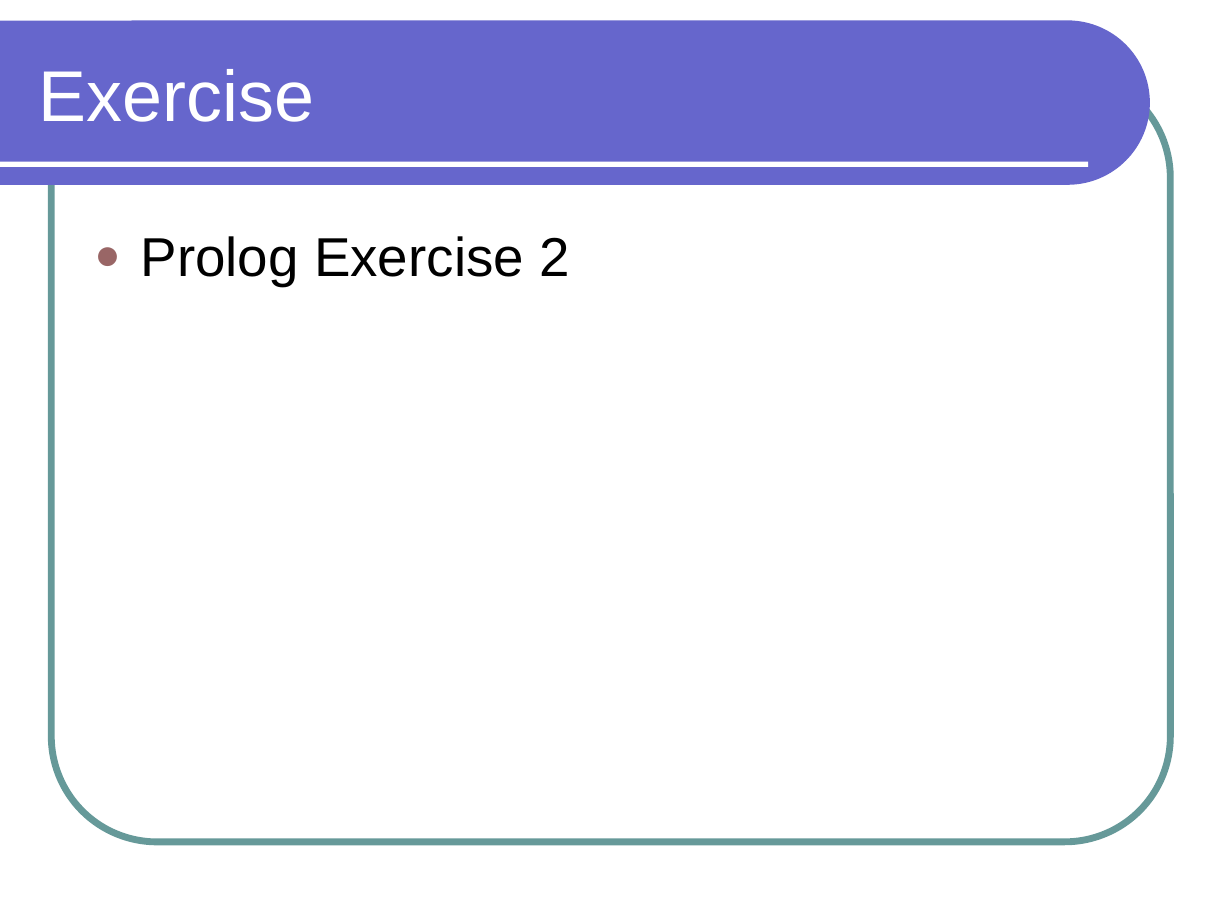
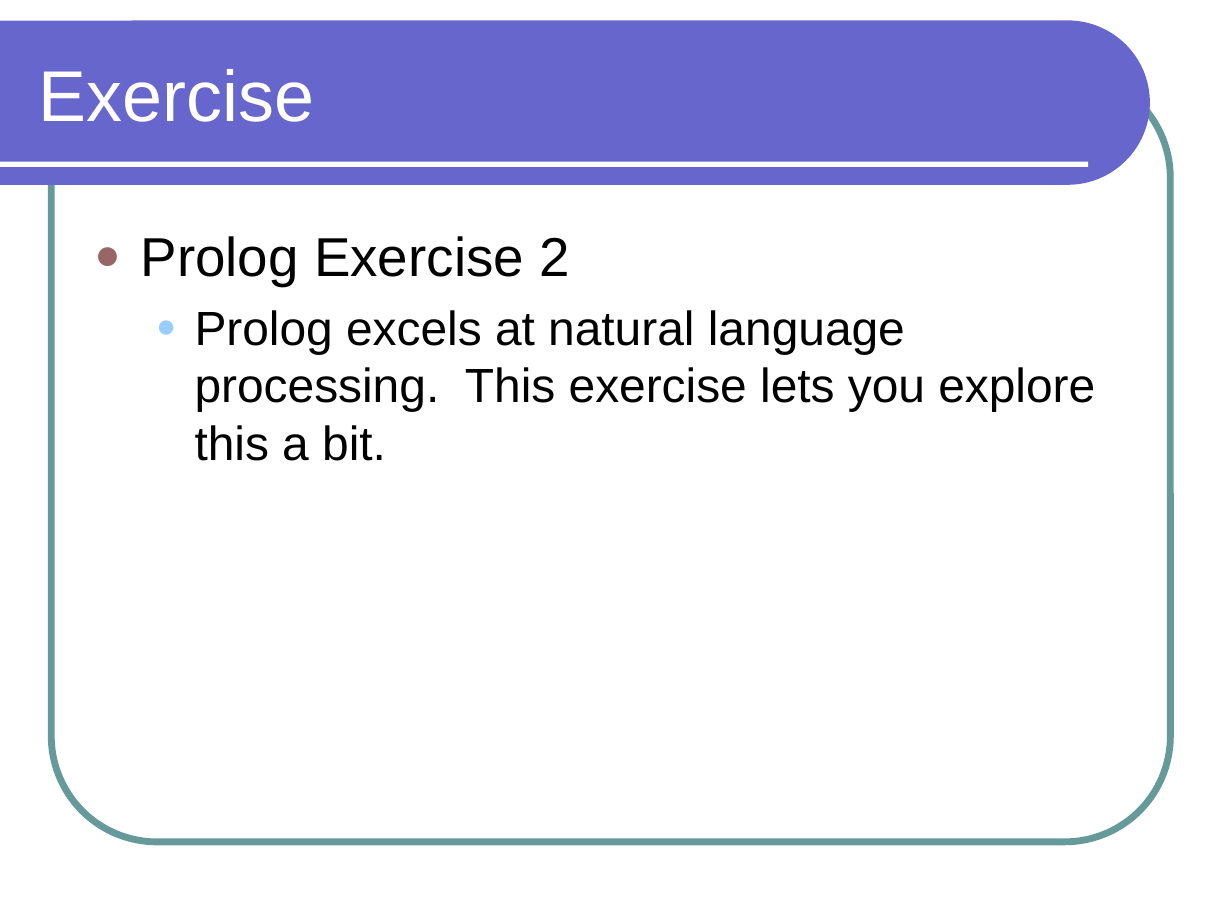
Before and after one commit to lutzhamel/phl-prolog, a slide deck: slide 38 of philosophy-prolog.pptx (slide 40 before the commit). Drawn at 1232x924 pixels with LibreOffice and Linux fonts; fonts in the diff are those of the drawing. Boxes give left, top, right and bottom in pixels: in the first picture for what was removed or moved away, otherwise in the second. Text is boxed around its words. In the diff, an @@ line names an element or a change of style, - is before the commit and + after.

```diff
--- a/philosophy-prolog.pptx
+++ b/philosophy-prolog.pptx
@@ text at (x1=195, y1=310, x2=1095, y2=461): paragraph added @@
+  ● Prolog excels at natural language processing. This exercise lets you explore this a bit.
```
Also in this commit, not shown: 2 other slides changed, 2 slides removed, 3 other files.
